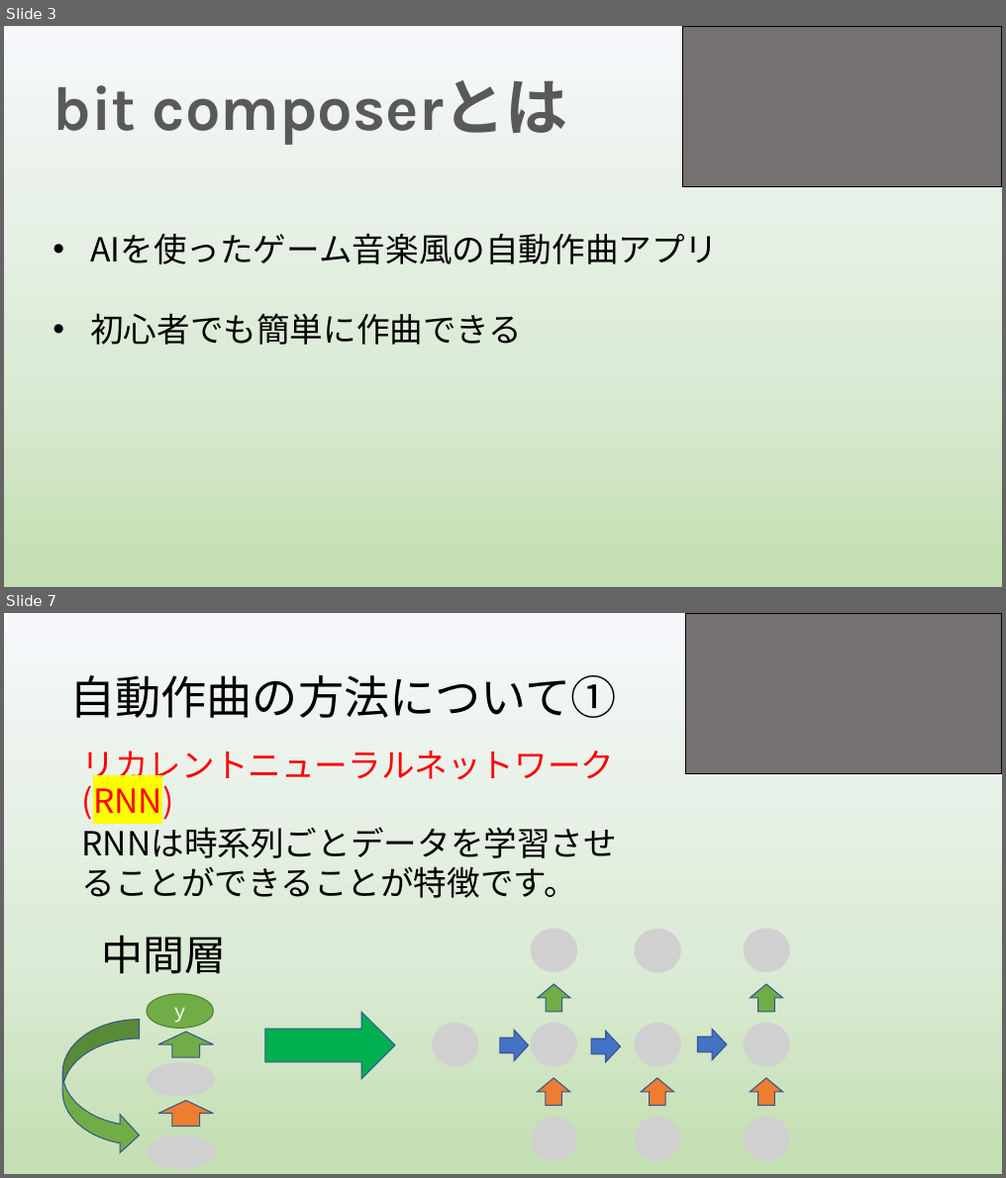
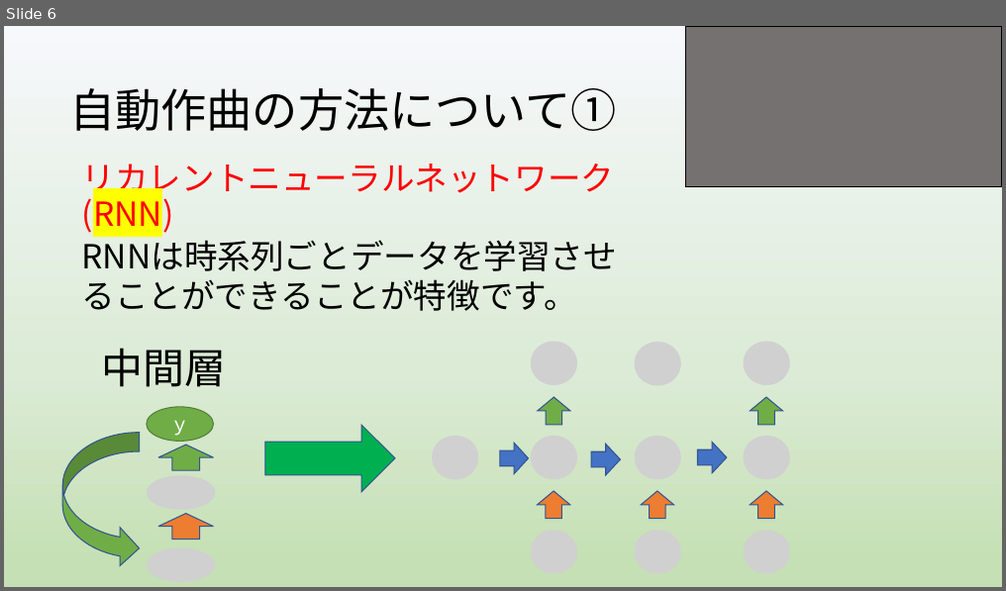
Before and after one commit to yoshitake266/bitComposer_prj, a slide deck: presentation/graduation/bit Composer3 .pptx. Shown one above the other, each under a label of ours: slides 3 and 7 before the commit, slide 6 after it; the slides between them are not shown. The pictures are 1006x1178 and 1006x591 pixels, drawn with LibreOffice and Linux fonts; fonts in the diff are those of the drawing; grey boxes stand for pictures. Boxes give left, top, right and bottom in pixels: in the first picture for what was removed or moved away, otherwise in the second. Text is boxed around its words. In the diff, an @@ line names an element or a change of style, - is before the commit and + after.

```diff
--- a/presentation/graduation/bit Composer3 .pptx
+++ b/presentation/graduation/bit Composer3 .pptx
@@ slide 3 removed at [4, 26, 1002, 587], background gradient #F6F8FC to #DCEBD6 to #C5E0B4 @@
@@ rectangle removed at [683, 26, 1002, 187] @@
@@ title removed at [54, 80, 568, 145] @@
-bit composerとは
@@ text removed at [90, 233, 718, 345] @@
-• AIを使ったゲーム音楽風の自動作曲アプリ
-• 初心者でも簡単に作曲できる
@@ what was slide 7 is now slide 6 @@
```
Also in this commit, not shown: 4 slides changed, 1 slide added, 1 other slide removed, 2 other files.
